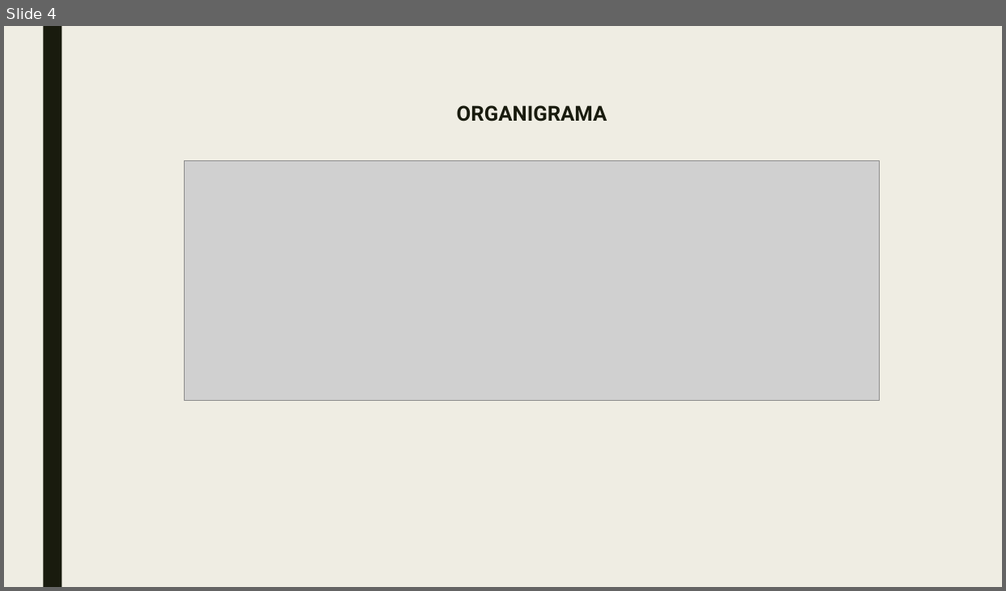
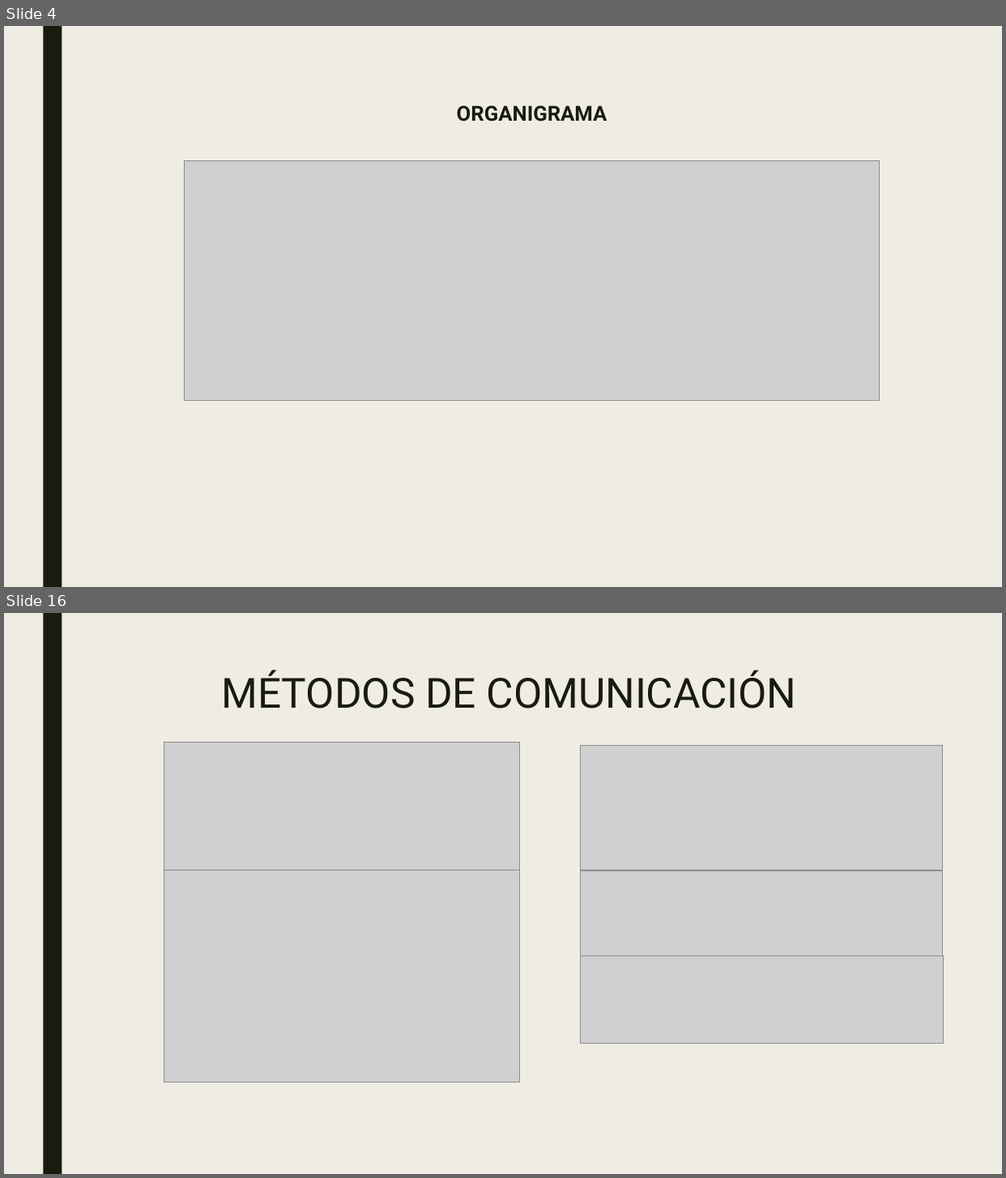
Before and after one commit to SM-ROOT/SM-ROOT, a slide deck: 9°A/Integradora/diapositiva/SM-ROOT_APPMO-SP.pptx. Shown one above the other, each under a label of ours: slide 4 before the commit, slides 4 and 16 after it; the slides between them are not shown. The pictures are 1006x591 and 1006x1178 pixels, drawn with LibreOffice and Linux fonts; fonts in the diff are those of the drawing; grey boxes stand for pictures. Boxes give left, top, right and bottom in pixels: in the first picture for what was removed or moved away, otherwise in the second. Text is boxed around its words. In the diff, an @@ line names an element or a change of style, - is before the commit and + after.

```diff
--- a/9°A/Integradora/diapositiva/SM-ROOT_APPMO-SP.pptx
+++ b/9°A/Integradora/diapositiva/SM-ROOT_APPMO-SP.pptx
@@ slide 16 added at [4, 613, 1002, 1174], background #EFEDE3; not listed: 1 template element that a slide beside it also shows @@
@@ title added at [222, 670, 797, 709], 40 pt, text #191B0E @@
+MÉTODOS DE COMUNICACIÓN
@@ picture added at [164, 743, 520, 871] @@
@@ picture added at [581, 746, 943, 871] @@
@@ picture added at [164, 870, 520, 1082] @@
@@ picture added at [581, 871, 943, 956] @@
@@ picture added at [581, 956, 944, 1044] @@
```
Also in this commit, not shown: 2 slides changed, 16 other slides added, 1 slide removed, 3 other files.
